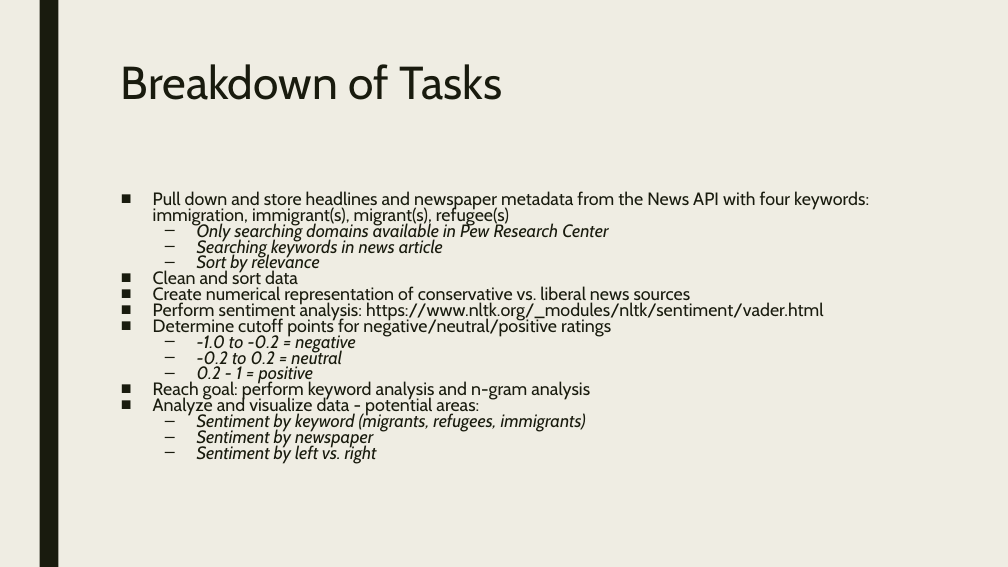
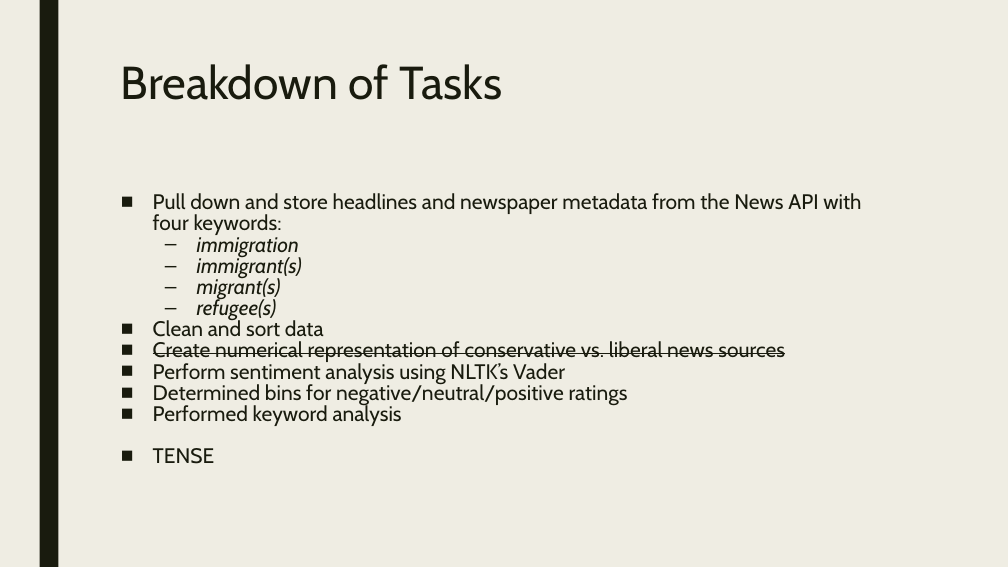
Before and after one commit to James-Ashley/sentiment_analysis, a slide deck: slide 3 of Group_project_deck.pptx. Drawn at 1008x567 pixels with LibreOffice and Linux fonts; fonts in the diff are those of the drawing. Boxes give left, top, right and bottom in pixels: in the first picture for what was removed or moved away, otherwise in the second. Text is boxed around its words. In the diff, an @@ line names an element or a change of style, - is before the commit and + after.

Commit message:
<updated deck, draft 2 - more content, prelim data, outstanding needs>

```diff
--- a/Group_project_deck.pptx
+++ b/Group_project_deck.pptx
@@ text at (x1=153, y1=193, x2=861, y2=321): text changed; size 17 to 20 pt @@
-■ Pull down and store headlines and newspaper metadata from the News API with four keywords: immigration, immigrant(s), migrant(s), refugee(s)
-  – Only searching domains available in Pew Research Center
-  – Searching keywords in news article
-  – Sort by relevance
+■ Pull down and store headlines and newspaper metadata from the News API with four keywords:
+  – immigration
+  – immigrant(s)
+  – migrant(s)
+  – refugee(s)
@@ text at (x1=153, y1=318, x2=785, y2=364): size 17 to 20 pt in "Clean and sort data", "Create numerical representation of conservative vs. liberal ..."; strikethrough on in "Create numerical representation of conservative vs. liberal ..."; line spacing 0.74 to 0.84 @@
@@ text at (x1=153, y1=361, x2=628, y2=464): text changed; size 17 to 20 pt @@
-■ Perform sentiment analysis: https://www.nltk.org/_modules/nltk/sentiment/vader.html
-■ Determine cutoff points for negative/neutral/positive ratings
-  – -1.0 to -0.2 = negative
-  – -0.2 to 0.2 = neutral
-  – 0.2 - 1 = positive
-■ Reach goal: perform keyword analysis and n-gram analysis
-■ Analyze and visualize data - potential areas:
-  – Sentiment by keyword (migrants, refugees, immigrants)
-  – Sentiment by newspaper
-  – Sentiment by left vs. right
+■ Perform sentiment analysis using NLTK’s Vader
+■ Determined bins for negative/neutral/positive ratings
+■ Performed keyword analysis
+■ TENSE
```
Also in this commit, not shown: 3 other slides changed, 8 slides added, 5 slides removed.
